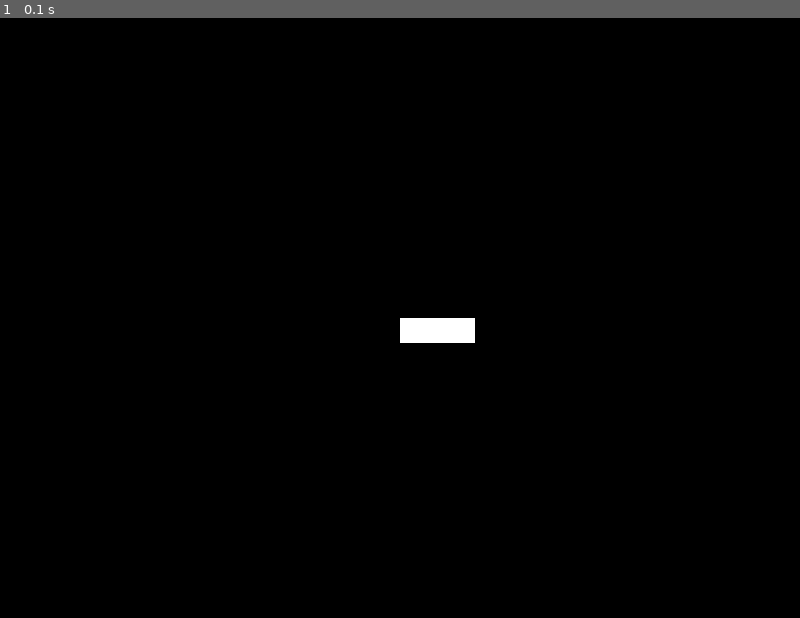
Above: before the commit, frame 1.
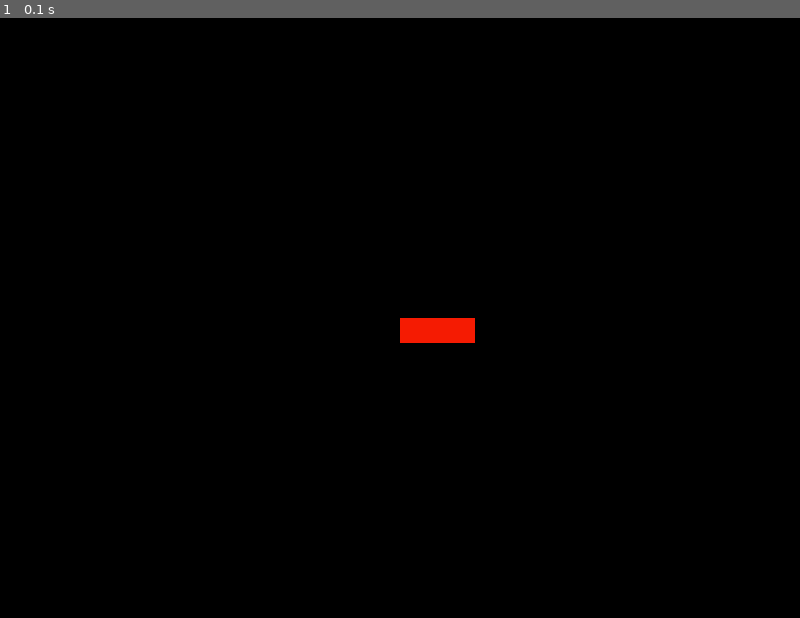
Above: after the commit, the same moment.

Repository: amsdc/retrogame
Game: pygame game, started from run_retrogame.py
The game is run twice, just before and just after one commit, with the same random seed, the same clock (stepped at 60 frames per second) and the same inputs.
Inputs:
- Up to frame 1 (0.1 s): no input

The runs differ from the first frame. In frame 1, 0.4% of the frame differs, in the area x 50-60%, y 50-55%.

Commit message:
experimenting with pygame
experimenting with pygame sprites and surfaces

Diff:
--- /dev/null
+++ b/ball.py
@@ -0,0 +1,15 @@
+from ball_class import *
+pygame.init()
+
+main_screen = pygame.display.set_mode([700,700])
+pygame.display.set_caption("Retro-Game")
+game_end = False
+ball = Ball()
+while not game_end:
+    for event in pygame.event.get():
+        if event.type == pygame.QUIT:
+            game_end = True
+    main_screen.fill((255,255,255))
+    main_screen.blit(ball.surf,(350-ball.size/2,350-ball.size/2))
+    pygame.display.flip()
+pygame.quit()
--- /dev/null
+++ b/ball_class.py
@@ -0,0 +1,10 @@
+import pygame
+from pygame.locals import (K_UP,KEYDOWN,K_DOWN,K_LEFT,K_RIGHT)
+
+class Ball():
+    def __init__(self):
+        super().__init__()
+        self.size = 76
+        self.surf = pygame.Surface((76,76))
+        self.surf.fill((245,27,2))
+        self.rect = self.surf.get_rect()
--- a/retrogame/sprites.py
+++ b/retrogame/sprites.py
@@ -1,10 +1,11 @@
 import pygame
+from pygame.locals import (K_UP,K_DOWN,K_LEFT,K_RIGHT)
 
 class Player(pygame.sprite.Sprite):
     def __init__(self):
         super().__init__()
         self.surf = pygame.Surface((75, 25))
-        self.surf.fill((255, 255, 255))
+        self.surf.fill((245,27,2))
         self.rect = self.surf.get_rect()
 
     def update(self, pressed_keys):
